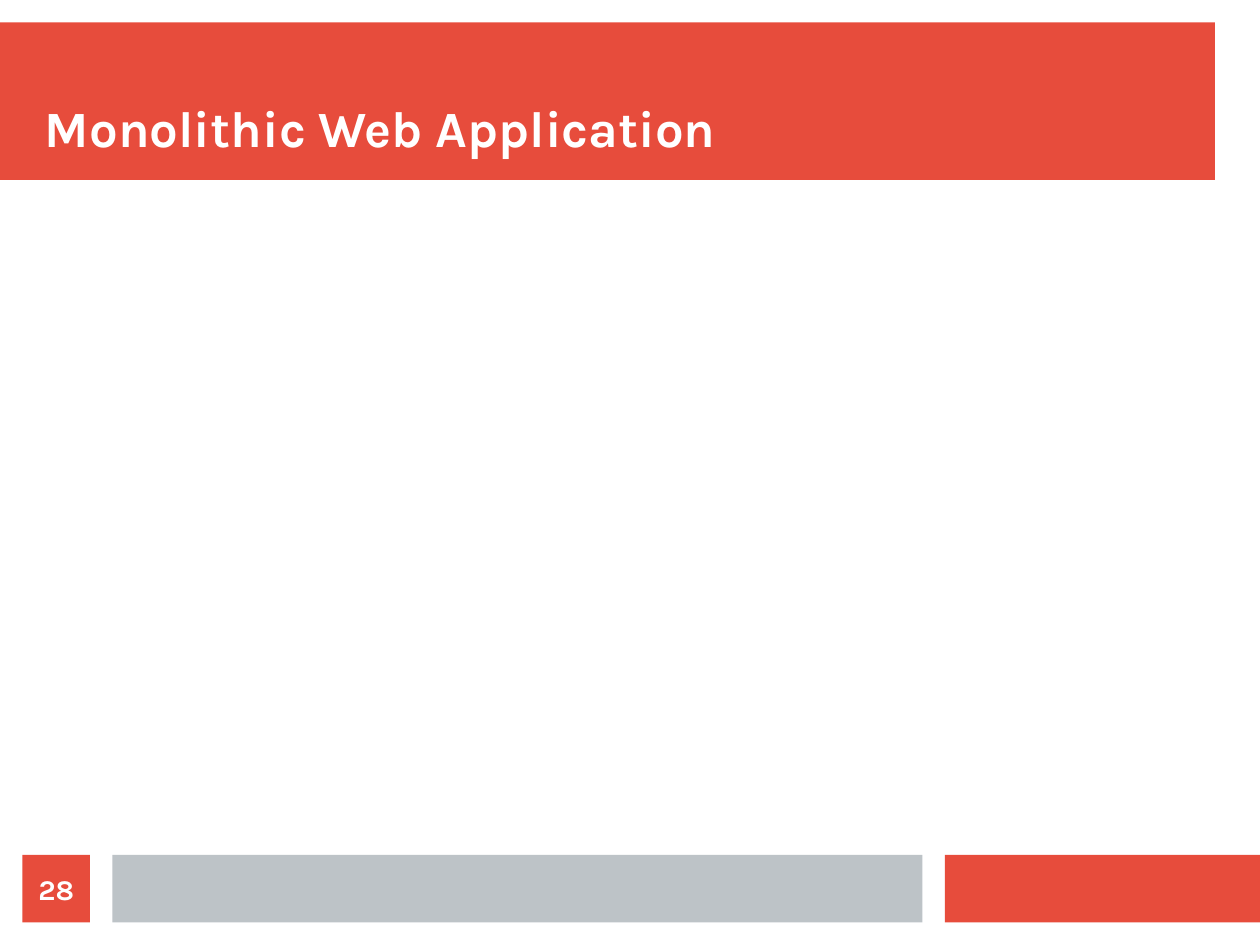
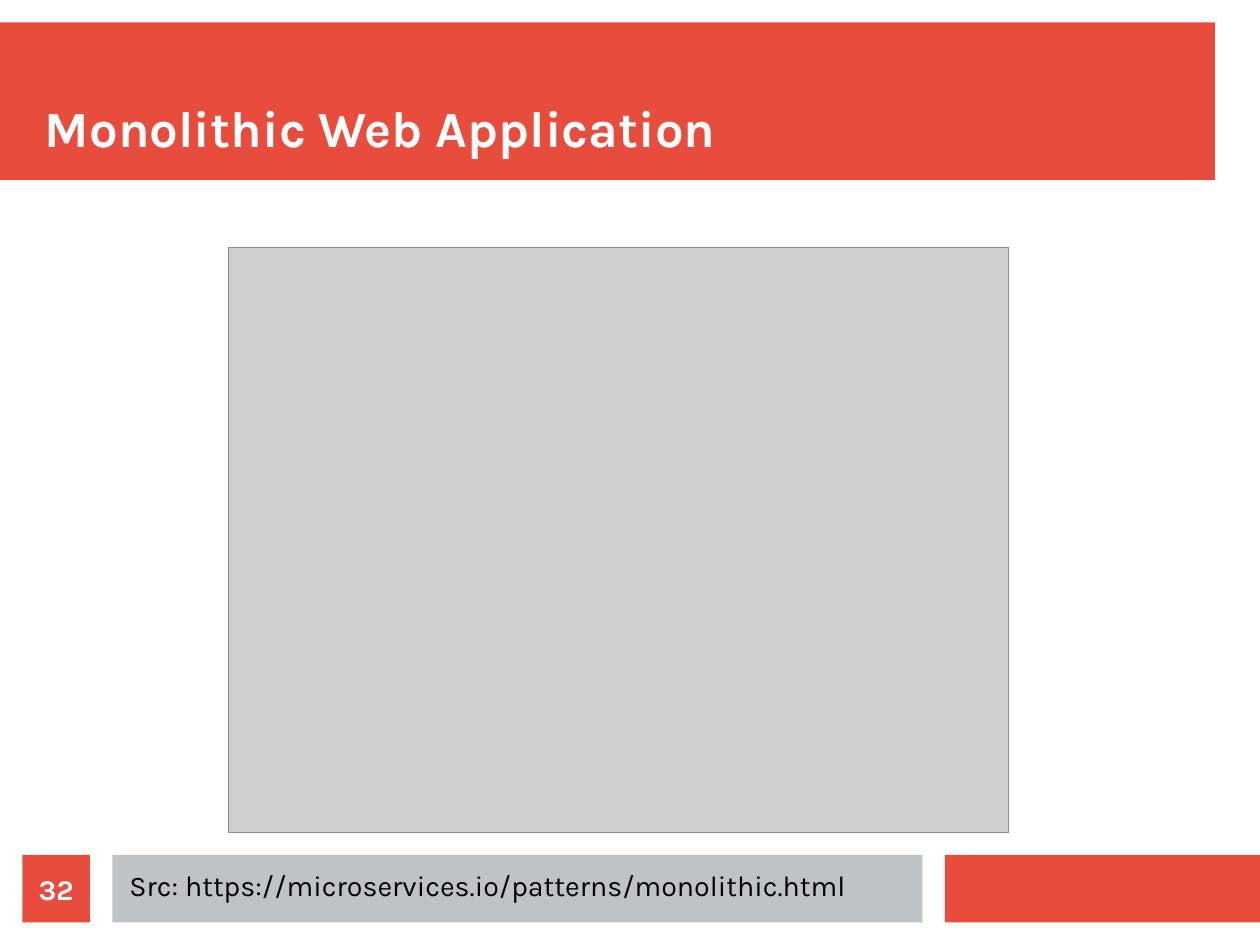
Before and after one commit to maxotta/pia-labs, a slide deck: slide 32 of lectures/architecture/architecture.odp (slide 28 before the commit). Drawn at 1260x945 pixels with LibreOffice and Linux fonts; fonts in the diff are those of the drawing; grey boxes stand for pictures. Boxes give left, top, right and bottom in pixels: in the first picture for what was removed or moved away, otherwise in the second. Text is boxed around its words. In the diff, an @@ line names an element or a change of style, - is before the commit and + after.

```diff
--- a/lectures/architecture/architecture.odp
+++ b/lectures/architecture/architecture.odp
@@ picture added at <box>229,248,1008,834</box> @@
@@ page number at <box>39,881,74,901</box>: text changed @@
-28
+32
@@ text added at <box>129,875,845,903</box>, 18 pt, text #000000 @@
+Src: https://microservices.io/patterns/monolithic.html
```
Also in this commit, not shown: 3 other slides changed, 51 slides added, 10 slides removed, 6 other files.
